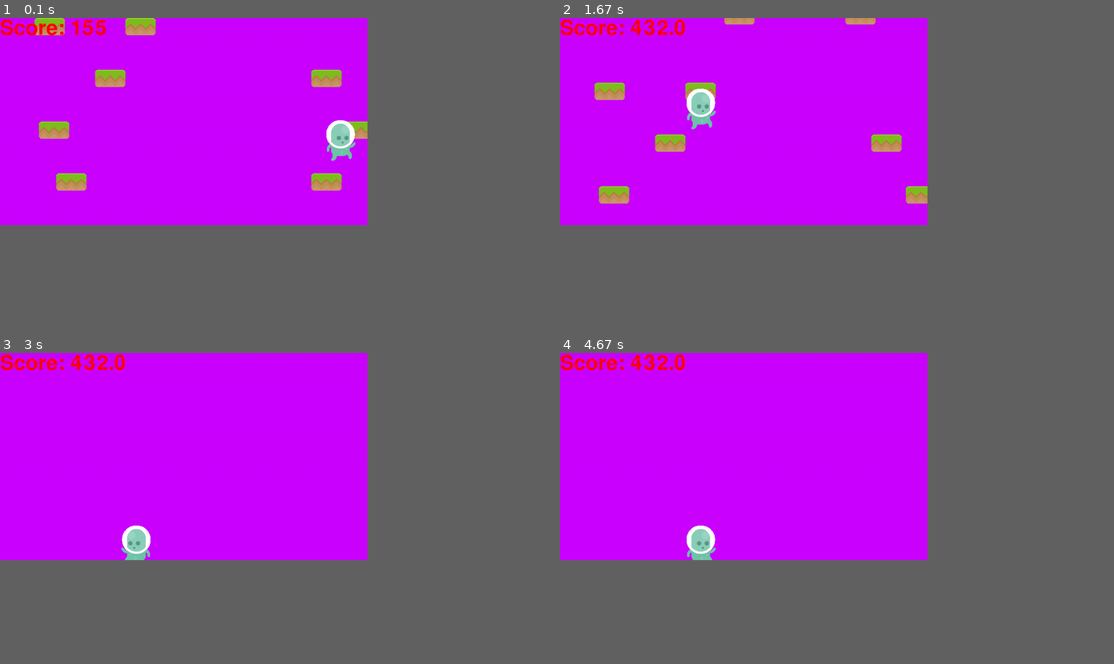
Above: before the commit, frames 1-4 (two rows, left to right).
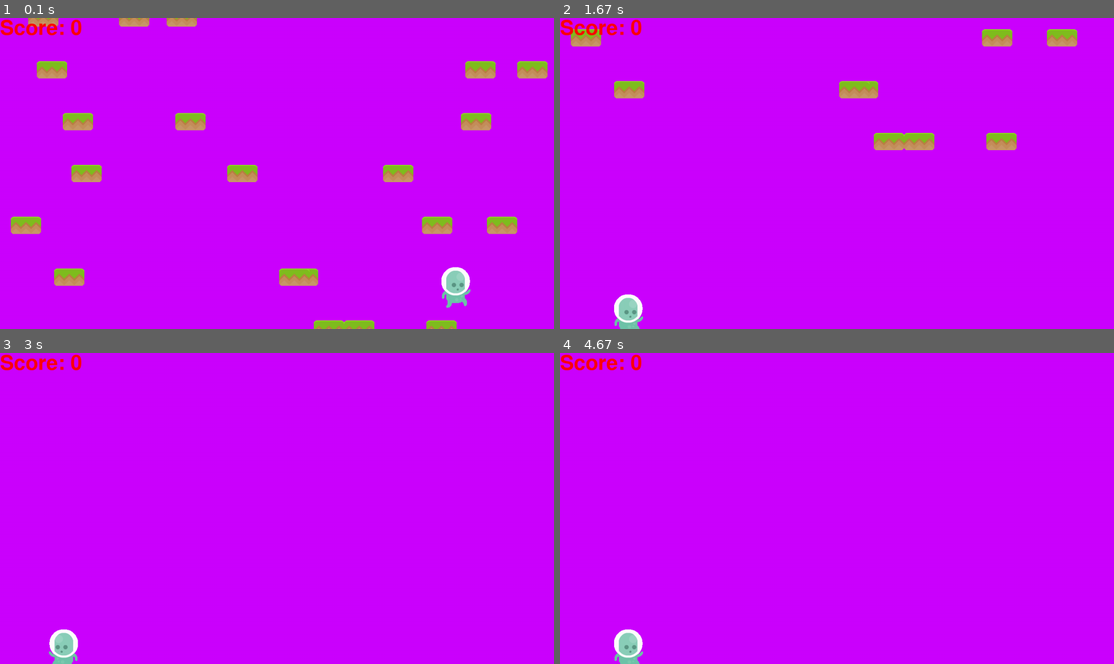
Above: after the commit, the same moments.

Repository: unclej/pygame_projects
Game: pygame game, started from Platformer/jumper.py
Same seed, same stepped clock (60 frames per second), same inputs: the game is played once before the commit and once after it.
Inputs:
- Up to frame 1 (0.1 s): no input
- Up to frame 2 (1.67 s): hold F 0.33-0.8 s; hold Right 0.33-0.8 s; hold Esc 0.83-1.3 s; hold Right 0.83-1.3 s; hold Right from 1.33 s (still down)
- Up to frame 3 (3 s): release Right at 1.8 s; hold Right 1.83-2.3 s; hold Left 2.33-2.87 s; hold Left from 2.9 s (still down)
- Up to frame 4 (4.67 s): release Left at 3.3 s; hold Right 3.33-3.97 s; hold Left 4-4.47 s; hold Right from 4.5 s (still down)
In our replay, the window is 597x337 before the commit and 900x506 after it. These sizes can differ from the game's own. Grey fills any space a smaller window leaves; there, only what the larger window draws over its background counts as a difference.

The runs differ from the first frame. In frame 1, 8.5% of the frame differs, in the area x 1-99%, y 0-100%; in frame 2, 5.1%; in frame 3, 1.2%; in frame 4, 1.3%.

Commit message:
Made platformer more dynamic, added virus sim program

Diff:
--- a/Platformer/jumper.py
+++ b/Platformer/jumper.py
@@ -6,8 +6,11 @@
 from Platformer.platform import Platform
 
 pygame.init()
+screen_info = pygame.display.Info()
+
+# set the width and height to the size of the screen
+size = (width, height) = (screen_info.current_w, screen_info.current_h)
 font = pygame.font.SysFont(None,70)
-size = (width, height) = (850, 480)
 screen = pygame.display.set_mode(size)
 clock = pygame.time.Clock()
 color = (204, 0, 255)
@@ -17,19 +20,19 @@
 def main():
     global text, text_rect
     p1_sheet = SpriteSheet('images/p1_spritesheet.png')
-    p1_file = open('images/p1_spritesheet.txt','r')
+    p1_file = open('images/p1_spritesheet.txt', 'r')
     p1_actions = {}
     sprite_list = pygame.sprite.Group()
     platforms = pygame.sprite.Group()
     game_over = False
-    #create a dictionary of all player images
+    # create a dictionary of all player images
     for line in p1_file:
         line = line.rstrip().split(" ")
-        p1_actions[line[0]] = p1_sheet.get_image(int(line[2]),int(line[3]),int(line[4]),int(line[5]))
-    #create platforms
-    for i in range(4):
-        for j in range (2):
-            plat = Platform(random.randint(5,80)*10,0+120*i, 'images/grassHalf.png', 70, 40)
+        p1_actions[line[0]] = p1_sheet.get_image(int(line[2]), int(line[3]), int(line[4]), int(line[5]))
+    # create platforms
+    for i in range(height // 100):
+        for j in range(width // 420):
+            plat = Platform(random.randint(5, (width-50)//10)*10, 0+120*i, 'images/grassHalf.png', 70, 40)
             platforms.add(plat)
     player = Player(platforms.sprites()[-1].rect.right-35, platforms.sprites()[-1].rect.top-35,p1_actions)
     sprite_list.add(player)
@@ -38,6 +41,11 @@
         for event in pygame.event.get():
             if event.type == QUIT:
                 sys.exit()
+            if event.type ==  KEYDOWN:
+                if event.key == K_f:
+                    pygame.display.set_mode(size, FULLSCREEN)
+                if event.key == K_ESCAPE:
+                    pygame.display.set_mode(size)
         keys = pygame.key.get_pressed()
         if keys[pygame.K_LEFT]:
             player.left()
--- a/Platformer/platform.py
+++ b/Platformer/platform.py
@@ -1,4 +1,5 @@
 import pygame, random
+
 
 class Platform(pygame.sprite.Sprite):
 
@@ -8,11 +9,11 @@
         self.image.blit(pygame.image.load(img_path).convert(), (0, 0), (0, 0, width, height))
         self.image.set_colorkey((0, 0, 0))
         self.rect = self.image.get_rect()
-        self.rect.left = x
-        self.rect.top = y
+        self.rect.center = (x, y)
 
     def scroll(self,change):
+        screen_info = pygame.display.Info()
         self.rect.top += change
-        if self.rect.top > 480:
+        if self.rect.top > screen_info.current_h:
             self.rect.top = -50
-            self.rect.left = random.randint(5,80)*10
+            self.rect.left = random.randint(5, (screen_info.current_w-50)//10)*10
--- a/Platformer/player.py
+++ b/Platformer/player.py
@@ -17,6 +17,8 @@
         self.progress = 0
 
     def update(self, platforms):
+        screen_info = pygame.display.Info()
+
         #update the image direction
         self.image = self.images['p1_jump']
         if self.facing == "L":
@@ -26,8 +28,8 @@
         self.dx = 0
 
         if self.rect.right < 0:
-            self.rect.left = 850
-        elif self.rect.left > 850:
+            self.rect.left = screen_info.current_w
+        elif self.rect.left > screen_info.current_w:
             self.rect.right = 0
         #handle vertical movement
         self.rect.y += self.dy
@@ -40,8 +42,8 @@
             for plat in platforms.sprites():
                 plat.scroll(-1*self.dy)
         #scroll platforms up (player fell off world)
-        elif self.rect.top > 400:
-            self.rect.top = 400
+        elif self.rect.top > screen_info.current_h-80:
+            self.rect.top = screen_info.current_h-80
             for plat in platforms.sprites():
                 if plat.rect.bottom > 0:
                     plat.scroll(-1*self.dy)
--- /dev/null
+++ b/VirusSim/doctor.py
@@ -0,0 +1,23 @@
+import pygame, random
+
+
+class Doctor(pygame.sprite.Sprite):
+
+    def __init__(self, pos):
+        super().__init__()
+        self.image = pygame.image.load('doctor.png')
+        self.image = pygame.transform.smoothscale(self.image, (15, 15))
+        self.rect = self.image.get_rect()
+        self.rect.center = pos
+        self.speed = pygame.math.Vector2(0, 5)
+        self.speed.rotate_ip(random.randint(0, 360))
+
+    def update(self):
+        self.rect.move_ip(self.speed)
+        if random.randint(0, 20) == 0:
+            angle = random.choice([-15, 15])
+            self.speed.rotate_ip(angle)
+        if self.rect.left < 0 or self.rect.right > 850:
+            self.speed[0] *= -1
+        if self.rect.top < 0 or self.rect.bottom > 480:
+            self.speed[1] *= -1
--- /dev/null
+++ b/VirusSim/main.py
@@ -0,0 +1,127 @@
+import random, pygame, sys, matplotlib
+import numpy as np
+import matplotlib.pyplot as plt
+from pygame.locals import *
+from VirusSim.virus import VirusNode
+from VirusSim.doctor import Doctor
+pygame.init()
+
+size = (width, height) = (850, 480)
+screen = pygame.display.set_mode(size)
+clock = pygame.time.Clock()
+color = (26, 255, 255)
+font = pygame.font.SysFont(None,70)
+seconds = 0
+bacteria = pygame.sprite.Group()
+doctors = pygame.sprite.Group()
+doc_num = 1
+bac_num = 5
+split_time = 500
+success = 0
+tests = 0
+round_over = False
+display = False
+done = False
+case_samples = 10
+split_times = 10
+test_data = []
+
+
+def timeout():
+    for i in range(300):
+        clock.tick(60)
+        for event in pygame.event.get():
+            if event.type == pygame.QUIT:
+                sys.exit()
+
+
+def init():
+    global round_over
+    bacteria.empty()
+    doctors.empty()
+    round_over = False
+    for i in range(bac_num):
+        bacteria.add(VirusNode((random.randint(50, width-50), random.randint(50, height-50)), split_time))
+    for i in range(doc_num):
+        doctors.add(Doctor((random.randint(50, width-50), random.randint(50, height-50))))
+
+
+def end_of_round(ticks):
+    global seconds, tests, success, doc_num, bac_num, split_time, done
+    if display:
+        timeout()
+    tests += 1
+    seconds = ticks
+    if tests >= case_samples:
+        test_data.append([doc_num, bac_num, split_time, tests, success / tests * 100])
+        print(test_data[-1])
+        if test_data[-1][-1] == 0:
+            doc_num += 2
+        elif test_data[-1][-1] <= 75:
+            doc_num += 1
+        else:
+            split_time = round(split_time*0.9)
+            if split_time < 10:
+                done = True
+        tests = 0
+        success = 0
+    init()
+
+
+def process_data():
+    x = []
+    y = []
+    for row in test_data:
+        if row[-1] >= 75:
+            x.append(row[2])
+            y.append(row[0])
+    fig = plt.figure()
+    plt.scatter(x, y)
+    plt.title('Doctors needed to prevent an outbreak\n started by 5 bacteria')
+    plt.xlabel('split time (ms)')
+    plt.ylabel('Doctors Needed')
+    fig.savefig('data.png')
+
+
+def main():
+    global success, round_over, display
+    init()
+    while not done:
+        if display:
+            clock.tick(60)
+        for event in pygame.event.get():
+            if event.type == pygame.QUIT:
+                sys.exit()
+            if event.type == pygame.KEYDOWN:
+                if event.key == pygame.K_d:
+                    display = not display
+        if len(bacteria) > bac_num*split_times:
+            ticks = pygame.time.get_ticks()//1000
+            text = font.render("You were overrun in {} seconds".format(ticks - seconds), True, (255, 0, 0))
+            text_rect = text.get_rect()
+            round_over = True
+        elif len(bacteria) == 0:
+            ticks = pygame.time.get_ticks()//1000
+            text = font.render("Outbreak stopped in {} seconds".format(ticks - seconds), True,(255, 0, 0))
+            text_rect = text.get_rect()
+            success += 1
+            round_over = True
+        else:
+            doctors.update()
+            bacteria.update()
+            pygame.sprite.groupcollide(doctors, bacteria, False, True)
+            text = font.render("Bacteria Count: {}".format(len(bacteria)), True, (255, 0, 0))
+            text_rect = text.get_rect()
+        if display:
+            screen.fill(color)
+            doctors.draw(screen)
+            bacteria.draw(screen)
+            screen.blit(text, text_rect)
+            pygame.display.flip()
+        if round_over:
+            end_of_round(ticks)
+    process_data()
+
+
+if __name__ == "__main__":
+    main()
--- /dev/null
+++ b/VirusSim/virus.py
@@ -0,0 +1,37 @@
+import pygame, random
+
+
+class VirusNode(pygame.sprite.Sprite):
+
+    def __init__(self, pos, split_time):
+        super().__init__()
+        self.image = pygame.image.load('virus.png')
+        self.image = pygame.transform.smoothscale(self.image, (15, 15))
+        self.rect = self.image.get_rect()
+        self.rect.center = pos
+        self.speed = pygame.math.Vector2(0, 5)
+        self.speed.rotate_ip(random.randint(0, 360))
+        self.time = 0
+        self.split_time = split_time
+
+    def update(self):
+        self.time += 1
+        self.rect.move_ip(self.speed)
+
+        if random.randint(0, 20) == 0:
+            rotation = random.choice([-15, 15])
+            self.speed.rotate_ip(rotation)
+        if self.rect.left < 0:
+            self.rect.left = 0
+            self.speed[0] *= -1
+        elif self.rect.right > 850:
+            self.rect.right = 850
+            self.speed[0] *= -1
+        if self.rect.top < 0:
+            self.rect.top = 0
+            self.speed[1] *= -1
+        elif self.rect.bottom > 480:
+            self.rect.bottom = 480
+            self.speed[1] *= -1
+        if self.time % self.split_time == 0:
+            self.groups()[0].add(VirusNode(self.rect.center, self.split_time))
Binary file added: VirusSim/doctor.png
Binary file added: VirusSim/results.png
Binary file added: VirusSim/virus.png
